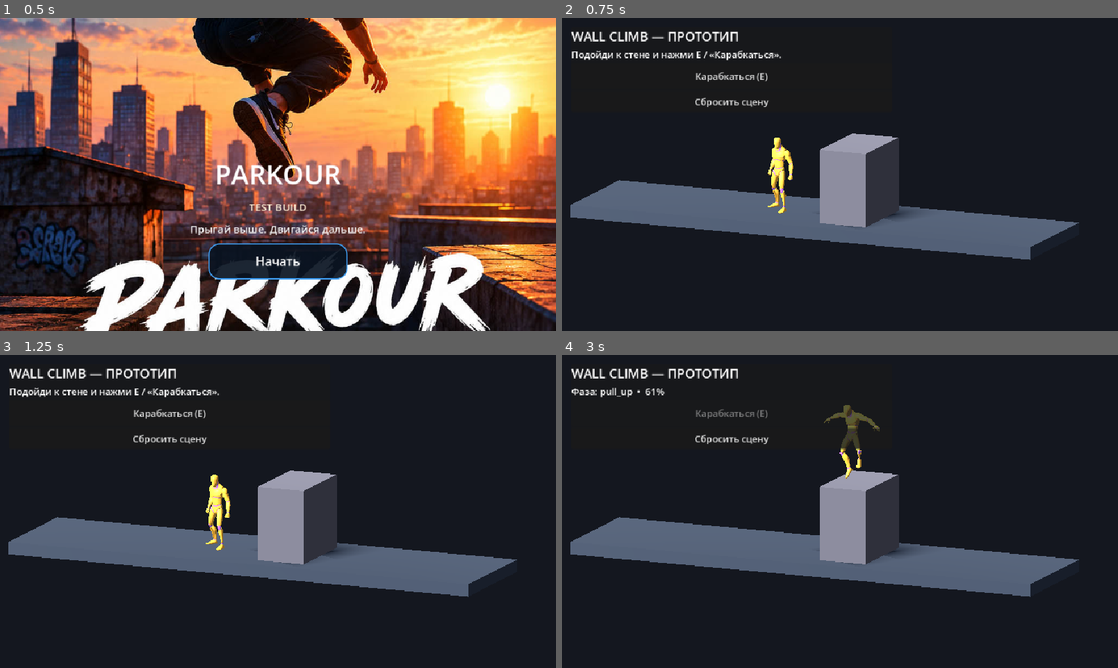
Above: before the commit, frames 1-4 (two rows, left to right).
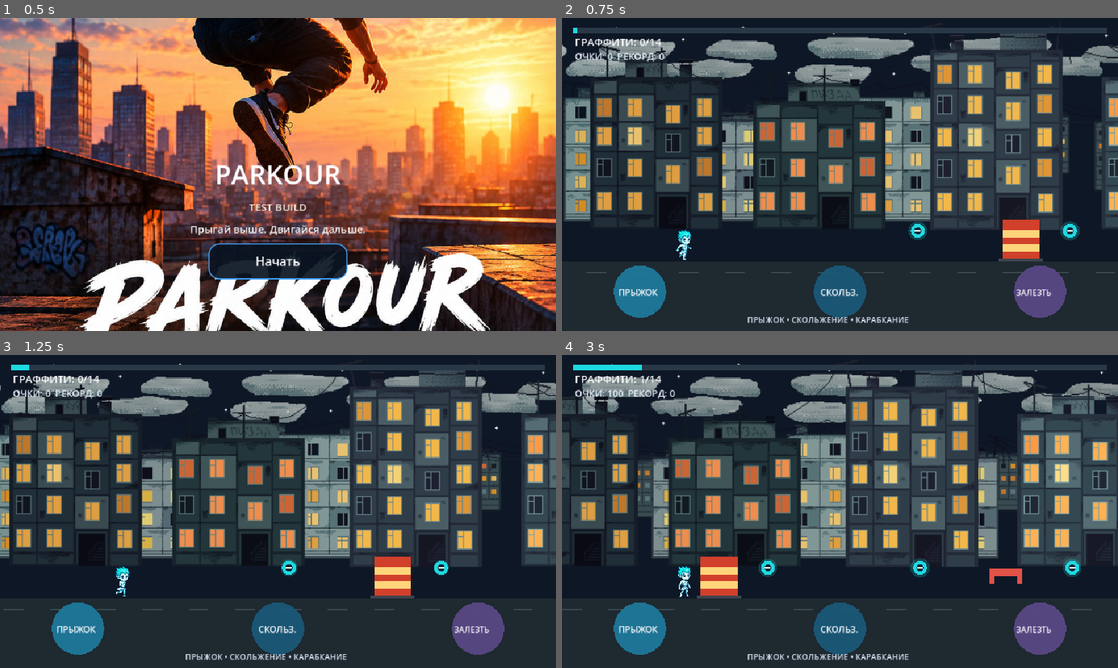
Above: after the commit, the same moments.

Repository: starden-opsv/Parkour
Game: Godot game, scene res://main.tscn
Same seed, same stepped clock (60 frames per second), same inputs: the game is played once before the commit and once after it.
Inputs (mouse positions are in pixels of both pictures, inside the frame that each line leads up to):
- Up to frame 1 (0.5 s): no input
- Up to frame 2 (0.75 s): click "Начать" at 0.5 s
- Up to frame 3 (1.25 s): no input
- Up to frame 4 (3 s): tap Enter at 1.25 s; move the mouse to (962, 495) at 1.27 s; hold Right 1.28-2.03 s; tap C at 1.35, 2.3, 2.85 s; click (962, 495) at 1.42 s; tap Space at 1.52, 2.27 s; tap E at 1.55, 2.1 s; move the mouse to (728, 527) at 2.02 s; hold Down 2.03-2.78 s; move the mouse to (895, 442) at 2.77 s; hold Right from 2.78 s (still down)

Frame 1 is identical in both runs. In frame 2, 53% of the frame differs, in the area x 0-100%, y 2-98%; in frame 3, 54%; in frame 4, 56%.

Commit message:
Adapt Stage 1 to jump, double jump, and slide

Diff:
--- a/level_1.gd
+++ b/level_1.gd
@@ -3,7 +3,7 @@
 # MVP level: temporary geometric art, no external assets required.
 const RUN_SPEED := 230.0
 const GRAVITY := 1150.0
-const JUMP_SPEED := -520.0
+const JUMP_SPEED := -560.0
 const SLIDE_DURATION := 0.78
 const CLIMB_RANGE := 650.0
 const CLIMB_UP_DURATION := 0.34
@@ -119,10 +119,6 @@
 			queue_redraw()
 		return
 
-	if climb_requested and on_ground and slide_timer <= 0.0 and climb_state.is_empty():
-		_try_climb()
-	climb_requested = false
-
 	if jump_requested and slide_timer <= 0.0 and climb_state.is_empty():
 		if on_ground:
 			player_vy = JUMP_SPEED
@@ -196,10 +192,16 @@
 	while obstacle_x < level_length - 380.0:
 		var roll := rng.randi_range(0, 99)
 		var kind := "jump"
-		if roll < 34:
+		if obstacle_layout.size() == 0:
+			kind = "jump" # Teach the basic jump first.
+		elif obstacle_layout.size() == 1:
+			kind = "slide" # Then introduce the low-beam slide.
+		elif obstacle_layout.size() == 2:
+			kind = "double_jump" # Taller barrier introduces the second airborne jump.
+		elif roll < 50:
 			kind = "slide"
-		elif roll < 67:
-			kind = "climb"
+		else:
+			kind = "jump"
 		if kind == previous_kind:
 			repeated_kind_count += 1
 		else:
@@ -280,8 +282,8 @@
 	var rects: Array[Rect2] = []
 	if str(obstacle["kind"]) == "jump":
 		rects.append(Rect2(screen_x - 32.0, ground - 78.0, 64.0, 78.0))
-	elif str(obstacle["kind"]) == "climb":
-		rects.append(Rect2(screen_x - 34.0, ground - 112.0, 68.0, 112.0))
+	elif str(obstacle["kind"]) == "double_jump":
+		rects.append(Rect2(screen_x - 34.0, ground - 118.0, 68.0, 118.0))
 	else:
 		# The low beam intersects a standing player but clears the crouched slide hitbox.
 		rects.append(Rect2(screen_x - 28.0, ground - 52.0, 56.0, 12.0))
@@ -462,8 +464,7 @@
 			jump_requested = true
 		elif event.keycode == KEY_DOWN:
 			slide_requested = true
-		elif event.keycode == KEY_C or event.keycode == KEY_E:
-			climb_requested = true
+
 
 func _handle_press(position: Vector2) -> void:
 	if ended:
@@ -475,7 +476,7 @@
 		elif zone < 0.67:
 			slide_requested = true
 		else:
-			climb_requested = true
+			jump_requested = true
 	else:
 		jump_requested = true
 
--- a/main.gd
+++ b/main.gd
@@ -44,5 +44,5 @@
 		start_button.custom_minimum_size.y = 62.0
 
 func _on_start_pressed() -> void:
-	# Temporary test entry point: the main menu opens the wall-climb prototype.
-	get_tree().change_scene_to_file("res://tests/wall_climb_prototype.tscn")
+	# Stage 1 uses the core runner moves; wall-climb prototype is excluded.
+	get_tree().change_scene_to_file("res://level_1.tscn")
